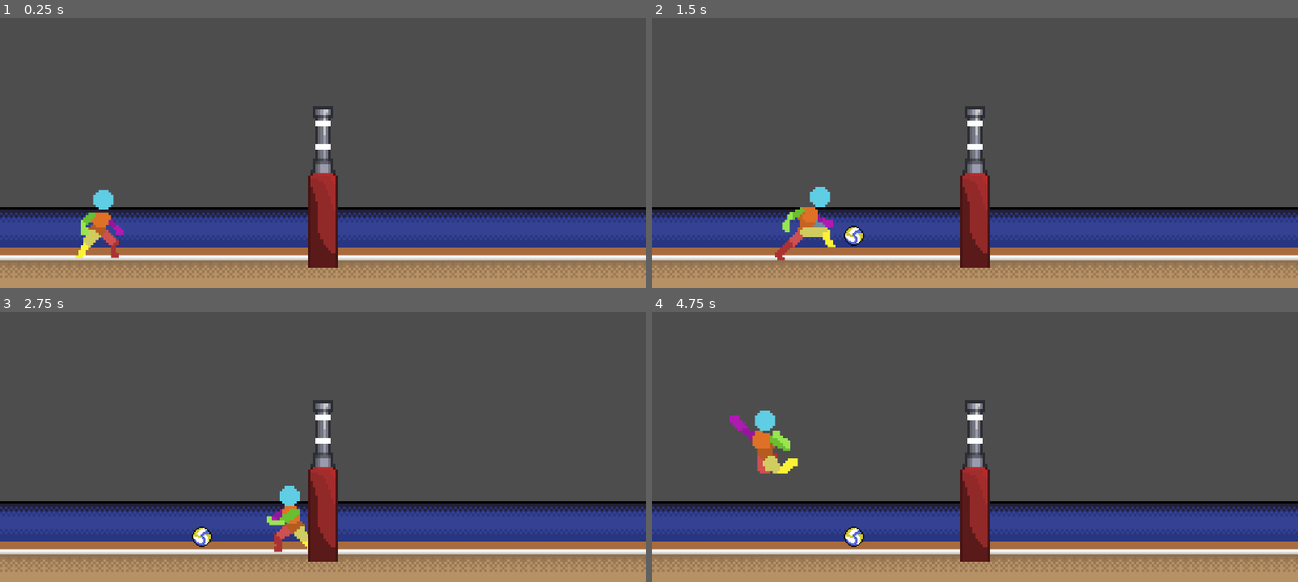
Above: before the commit, frames 1-4 (two rows, left to right).
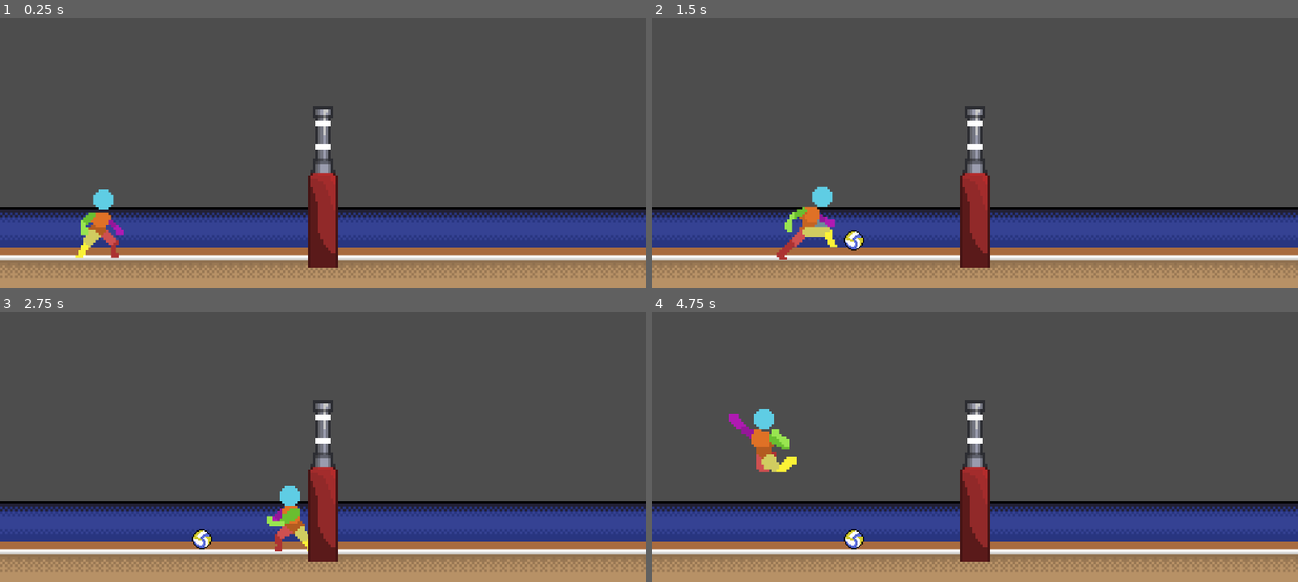
Above: after the commit, the same moments.

Repository: wonderdip/Arcade-Game
Game: Godot game, scene res://Scenes/world.tscn
Two runs of this game, one before a commit and one after it. Both use one fixed random seed, a clock stepped at 60 frames per second and the inputs below.
Inputs:
- Up to frame 1 (0.25 s): no input
- Up to frame 2 (1.5 s): hold C (Bump) 0.53-1.28 s; hold Right (right) from 0.53 s (still down); tap W (jump) at 0.77 s; tap E (hit) at 0.8, 1.35 s
- Up to frame 3 (2.75 s): tap W (jump) at 1.52 s; tap C (Bump) at 1.55 s; release Right (right) at 2.03 s; hold A (left) from 2.03 s (still down); hold C (Bump) from 2.03 s (still down); tap E (hit) at 2.3 s
- Up to frame 4 (4.75 s): tap Enter at 2.75 s; release A (left) at 2.78 s; release C (Bump) at 2.78 s; hold Right (right) 2.78-4.28 s; tap E (hit) at 2.85, 3.8, 4.35 s; tap W (jump) at 3.02, 3.77, 4.52 s; tap C (Bump) at 3.05, 4.55 s; hold C (Bump) 3.53-4.28 s; hold A (left) from 4.28 s (still down)

The runs differ from the first frame. In frame 1, less than 0.1% of the frame differs, in the area x 15-17%, y 63-64%; in frame 2, 0.7%, in the area x 19-33%, y 62-90%; in frame 3, 0.3%; in frame 4, 0.6%.

Commit message:
still trying to fix bumps

Diff:
--- a/Scenes/ball.tscn
+++ b/Scenes/ball.tscn
@@ -7,7 +7,7 @@
 bounce = 0.5
 
 [sub_resource type="CircleShape2D" id="CircleShape2D_ij5cq"]
-radius = 5.0
+radius = 4.0
 
 [node name="Ball" type="RigidBody2D" groups=["ball"]]
 collision_layer = 2
@@ -18,7 +18,7 @@
 gravity_scale = 0.8
 continuous_cd = 2
 linear_damp = 0.5
-angular_damp = 1.0
+angular_damp = 0.5
 
 [node name="Sprite2D" type="Sprite2D" parent="."]
 scale = Vector2(0.5, 0.5)
--- a/Scenes/player.tscn
+++ b/Scenes/player.tscn
@@ -236,8 +236,3 @@
 one_shot = true
 
 [node name="Player Arms" parent="." instance=ExtResource("6_x3wgy")]
-position = Vector2(0, -0.5)
-hit_force = null
-upward_force = null
-bump_force = null
-bump_upward_force = null
--- a/Scenes/player_arms.tscn
+++ b/Scenes/player_arms.tscn
@@ -131,15 +131,15 @@
 }
 
 [sub_resource type="CapsuleShape2D" id="CapsuleShape2D_ism15"]
-radius = 1.0
+radius = 2.9958892
 height = 22.0
 
 [node name="Player Arms" type="Area2D"]
 collision_layer = 64
 collision_mask = 2
 script = ExtResource("1_f6qgc")
-bump_force = 2.0
-bump_upward_force = -40.0
+bump_force = 10.0
+bump_upward_force = -60.0
 
 [node name="AnimationPlayer" type="AnimationPlayer" parent="."]
 libraries = {
--- a/Scripts/player_arms.gd
+++ b/Scripts/player_arms.gd
@@ -6,55 +6,73 @@
 
 var is_hitting: bool = false
 var is_bumping: bool = false
-var facing_right: bool = true  # Track which direction we're facing
-var hit_bodies: Array = []  # Track bodies we've already hit this swing
+var facing_right: bool = true
+var hit_bodies: Array = []
 
-@export var hit_force: float = 20.0
-@export var upward_force: float = -20.0
+@export var hit_force: float = 150.0
+@export var upward_force: float = -100.0
 
-@export var bump_force: float = 10.0
-@export var bump_upward_force: float = -60.0  # bump should lift more than hit
+@export var bump_force: float = 80.0
+@export var bump_upward_force: float = -200.0
+
 
 
 func _ready():
-	# Make sure monitoring is enabled from the start
 	monitoring = true
 	monitorable = true
-	# Connect to body entered if not already connected in scene
 	if not body_entered.is_connected(_on_body_entered):
 		body_entered.connect(_on_body_entered)
 
+	# Start with collision disabled
+	collision_shape.disabled = true
+
 
 func swing():
-	if not is_hitting and not is_bumping:  # Don't hit while bumping
+	if not is_hitting and not is_bumping:
 		is_hitting = true
-		hit_bodies.clear()  # Reset hit tracking
+		hit_bodies.clear()
 		visible = true
-		# Monitoring should already be true from _ready
+		collision_shape.disabled = false
 		anim.play("Hit")
+
+		await get_tree().process_frame  # Wait for the shape to move
+		var overlapping = get_overlapping_bodies()
+		for body in overlapping:
+			if body.is_in_group("ball"):
+				hit_bodies.append(body)
+				print("Ball already overlapping at swing start - ignoring")
 
 
 func bump():
-	if not is_bumping and not is_hitting:  # Don't bump while hitting
+	if not is_bumping and not is_hitting:
 		is_bumping = true
-		hit_bodies.clear()  # Reset hit tracking
+		hit_bodies.clear()
 		visible = true
-		# Monitoring should already be true from _ready
+		collision_shape.disabled = false
 		anim.play("Bump")
 
+		await get_tree().process_frame  # Wait for the shape to move
+		var overlapping = get_overlapping_bodies()
+		for body in overlapping:
+			if body.is_in_group("ball"):
+				hit_bodies.append(body)
+				print("Ball already overlapping at bump start - ignoring")
+
+
 func stop_bump():
-	# Called when player releases bump button
 	if is_bumping:
 		is_bumping = false
 		hit_bodies.clear()
+		collision_shape.disabled = true
 		anim.stop()
-		anim.play("RESET")  # Reset to default pose
+		anim.play("RESET")
 		visible = false
 
 func stop_hit():
 	if is_hitting:
 		is_hitting = false
 		hit_bodies.clear()
+		collision_shape.disabled = true
 		anim.stop()
 		anim.play("RESET")
 		visible = false
@@ -63,54 +81,52 @@
 	if anim_name == "Hit":
 		is_hitting = false
 		hit_bodies.clear()
+		collision_shape.disabled = true
 		visible = false
 	elif anim_name == "Bump":
-		# Bump animation finished naturally (shouldn't happen since it loops)
 		is_bumping = false
 		hit_bodies.clear()
+		collision_shape.disabled = true
 		visible = false
 
 func _on_body_entered(body: Node2D) -> void:
-	# Only process if we're actually swinging/bumping and haven't hit this body yet
 	if not (is_hitting or is_bumping):
 		return
+	if not (body.is_in_group("ball") and body is RigidBody2D):
+		return
+	if body in hit_bodies:
+		return
 
-	if body.is_in_group("ball") and body is RigidBody2D:
-		# Prevent hitting the same ball multiple times in one swing
-		if body in hit_bodies:
-			return
+	# Ignore balls below the arms
+	if body.global_position.y > collision_shape.global_position.y:
+		print("Invalid hit - ball below arms")
+		return
 
-		hit_bodies.append(body)
+	hit_bodies.append(body)
 
-		var direction = Vector2(1, 0)
-		if not facing_right:
-			direction = Vector2(-1, 0)
+	var contact_point = collision_shape.global_position
+	var hit_direction: Vector2
 
-		if is_hitting:
-			var impulse = direction * hit_force + Vector2(0, upward_force)
-			body.apply_impulse(impulse)
-			print("Hit! Impulse: ", impulse)  # Debug
-		elif is_bumping:
-			var impulse = direction * bump_force + Vector2(0, bump_upward_force)
-			body.apply_impulse(impulse)
-			print("Bump! Impulse: ", impulse)  # Debug
+	if is_bumping:
+		hit_direction = Vector2(0.2 if facing_right else -0.2, -1).normalized()
+		var impulse = hit_direction * bump_force + Vector2(0, bump_upward_force)
+		body.apply_impulse(impulse, contact_point - body.global_position)
+		print("BUMP! Impulse:", impulse)
+	elif is_hitting:
+		hit_direction = Vector2(1 if facing_right else -1, -0.2).normalized()
+		var impulse = hit_direction * hit_force + Vector2(0, upward_force)
+		body.apply_impulse(impulse, contact_point - body.global_position)
+		print("HIT! Impulse:", impulse)
+
+
+
 
 func sprite_direction(sprite_dir):
-	var should_face_right = true
-
-	# Determine which direction we should face
 	if sprite_dir > 0:
-		should_face_right = true
+		if not facing_right:
+			facing_right = true
+			scale.x = 1
 	elif sprite_dir < 0:
-		should_face_right = false
-	else:
-		# If no input, keep current direction
-		return
-
-	# Only update if direction changed
-	if should_face_right != facing_right:
-		facing_right = should_face_right
-
-		# Flip the entire node by inverting the scale
-		# This flips both sprite and collision shape together
-		scale.x = 1 if facing_right else -1
+		if facing_right:
+			facing_right = false
+			scale.x = -1
--- a/project.godot
+++ b/project.godot
@@ -71,7 +71,7 @@
 
 [physics]
 
-common/physics_ticks_per_second=80
+common/physics_ticks_per_second=120
 common/physics_jitter_fix=0.6
 
 [rendering]
